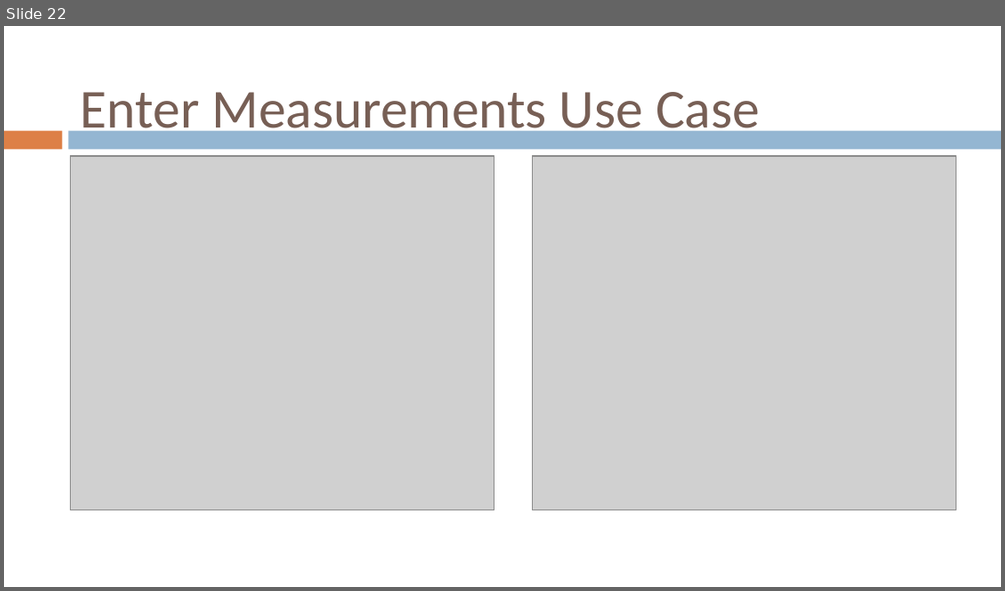
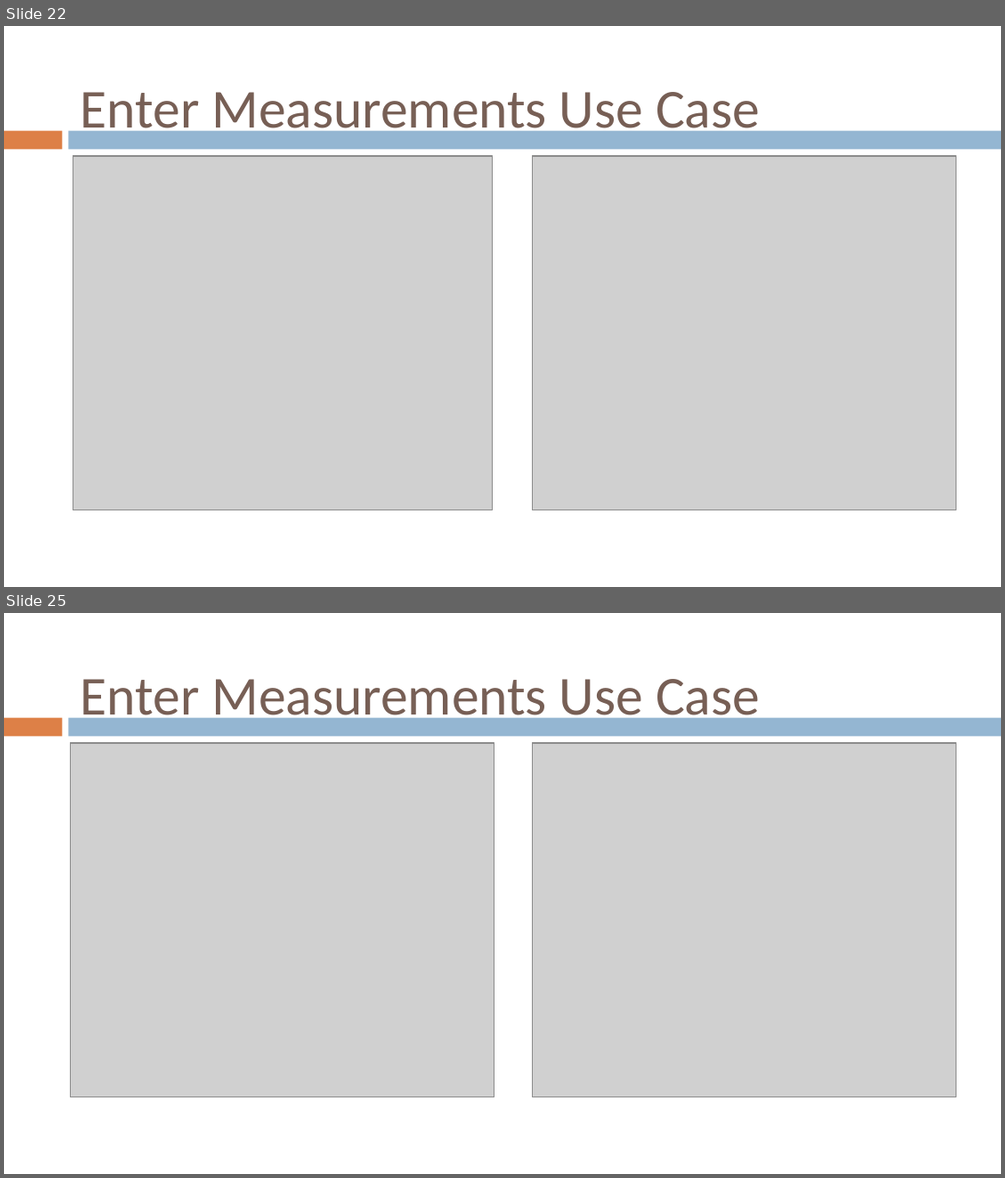
Before and after one commit to gvaccaro21/CS633---Term-Project, a slide deck: Final Presenation/CS_633_Zac3_term_project_report_FINAL_draft.pptx. Shown one above the other, each under a label of ours: slide 22 before the commit, slides 22 and 25 after it; the slides between them are not shown. The pictures are 1005x591 and 1005x1178 pixels, drawn with LibreOffice and Linux fonts; fonts in the diff are those of the drawing; grey boxes stand for pictures; background and template pictures are left out. Boxes give left, top, right and bottom in pixels: in the first picture for what was removed or moved away, otherwise in the second. Text is boxed around its words. In the diff, an @@ line names an element or a change of style, - is before the commit and + after.

```diff
--- a/Final Presenation/CS_633_Zac3_term_project_report_FINAL_draft.pptx
+++ b/Final Presenation/CS_633_Zac3_term_project_report_FINAL_draft.pptx
@@ slide 22 added at [4, 26, 1001, 587], background #FFFFFF; not listed: 2 template elements that a slide beside it also shows @@
@@ title added at [81, 92, 760, 141], 39.6 pt, text #775F55 @@
+Enter Measurements Use Case
@@ picture added at [73, 156, 493, 509] @@
@@ picture added at [533, 156, 956, 509] @@
@@ what was slide 22 is now slide 25 @@
```
Also in this commit, not shown: 15 slides changed, 3 other slides added, 1 slide removed.
